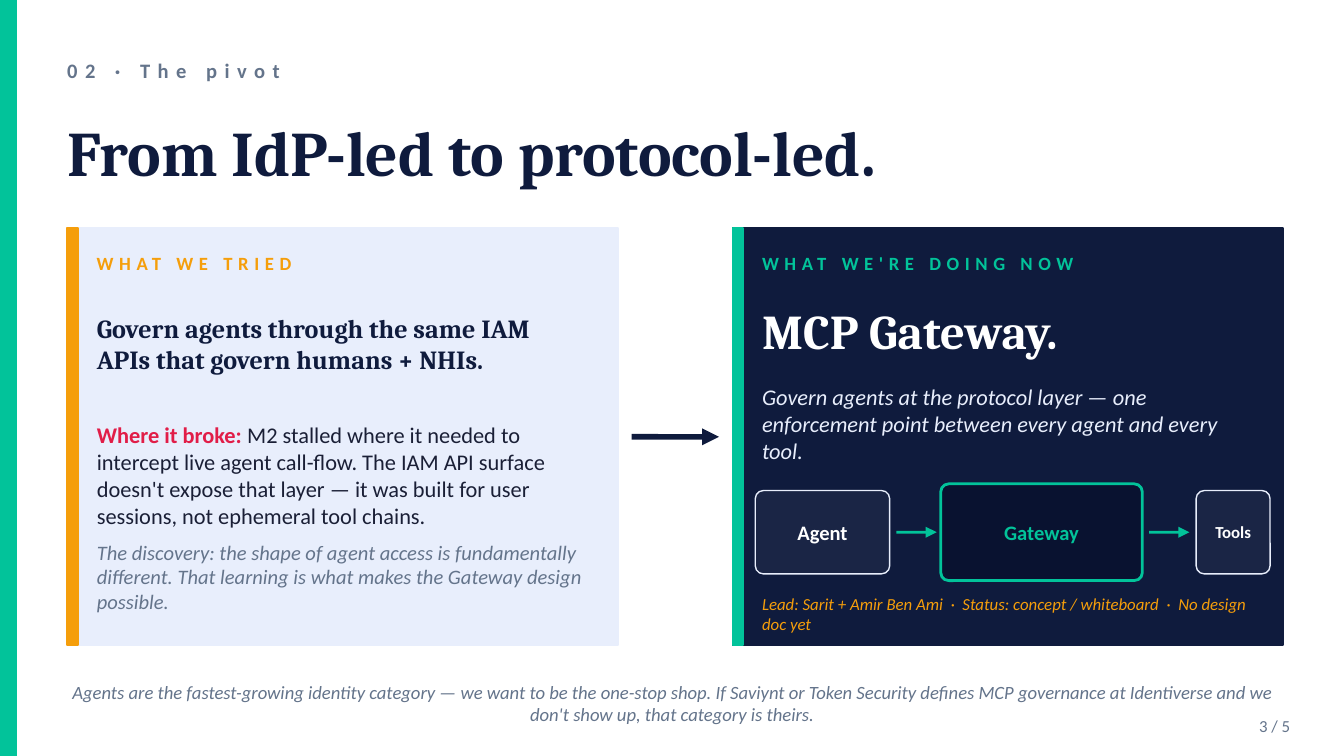
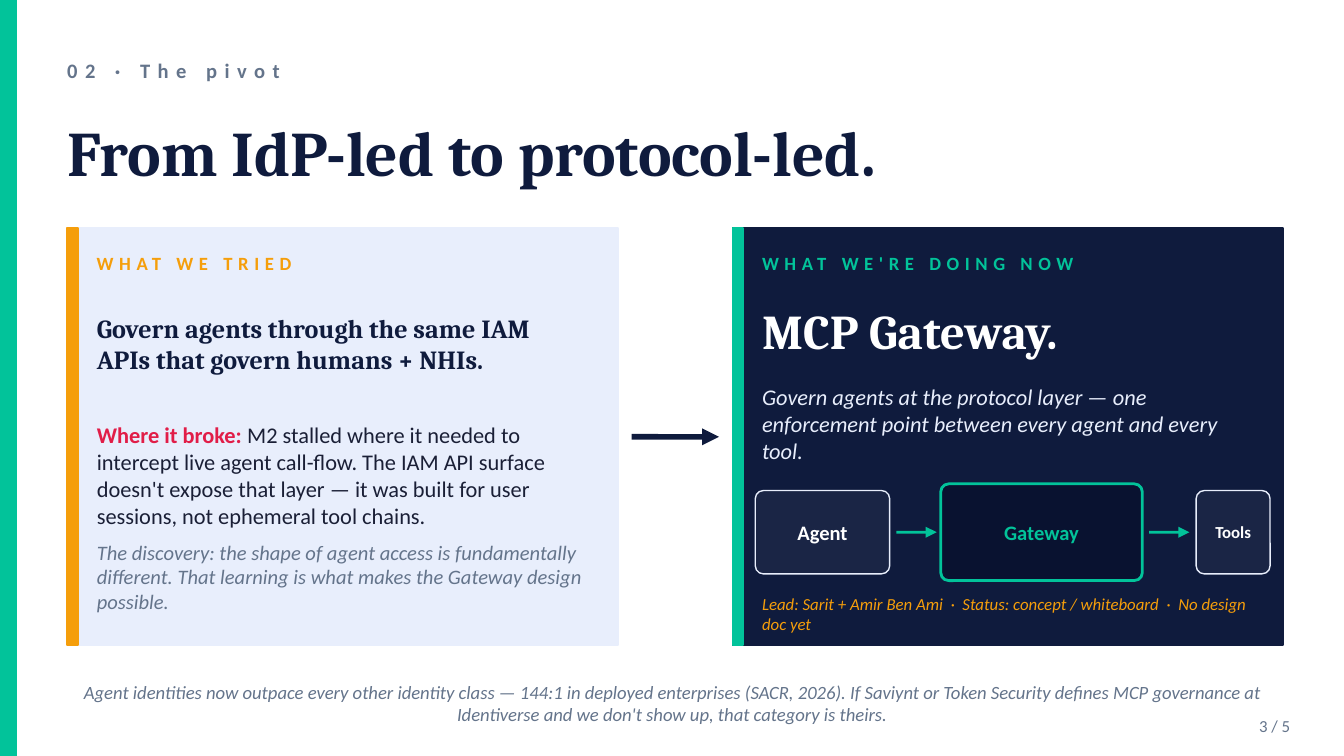
Before and after one commit to Lorch19/ol-linx-agent, a slide deck: slide 3 of artifacts/eng-prekickoff-2026-04-27.pptx. Drawn at 1344x756 pixels with LibreOffice and Linux fonts; fonts in the diff are those of the drawing. Boxes give left, top, right and bottom in pixels: in the first picture for what was removed or moved away, otherwise in the second. Text is boxed around its words. In the diff, an @@ line names an element or a change of style, - is before the commit and + after.

```diff
--- a/artifacts/eng-prekickoff-2026-04-27.pptx
+++ b/artifacts/eng-prekickoff-2026-04-27.pptx
@@ text at (x1=84, y1=685, x2=1260, y2=724): text changed @@
-Agents are the fastest-growing identity category — we want to be the one-stop shop. If Saviynt or Token Security defines MCP governance at Identiverse and we don't show up, that category is theirs.
+Agent identities now outpace every other identity class — 144:1 in deployed enterprises (SACR, 2026). If Saviynt or Token Security defines MCP governance at Identiverse and we don't show up, that category is theirs.
```
Also in this commit, not shown: 1 slide added, 1 slide removed, 1 other file.
